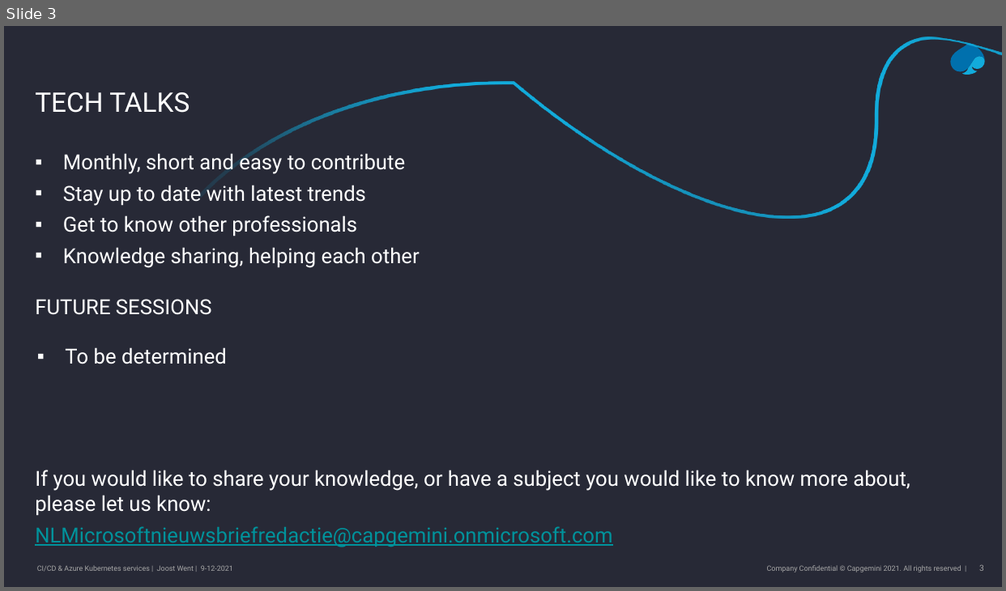
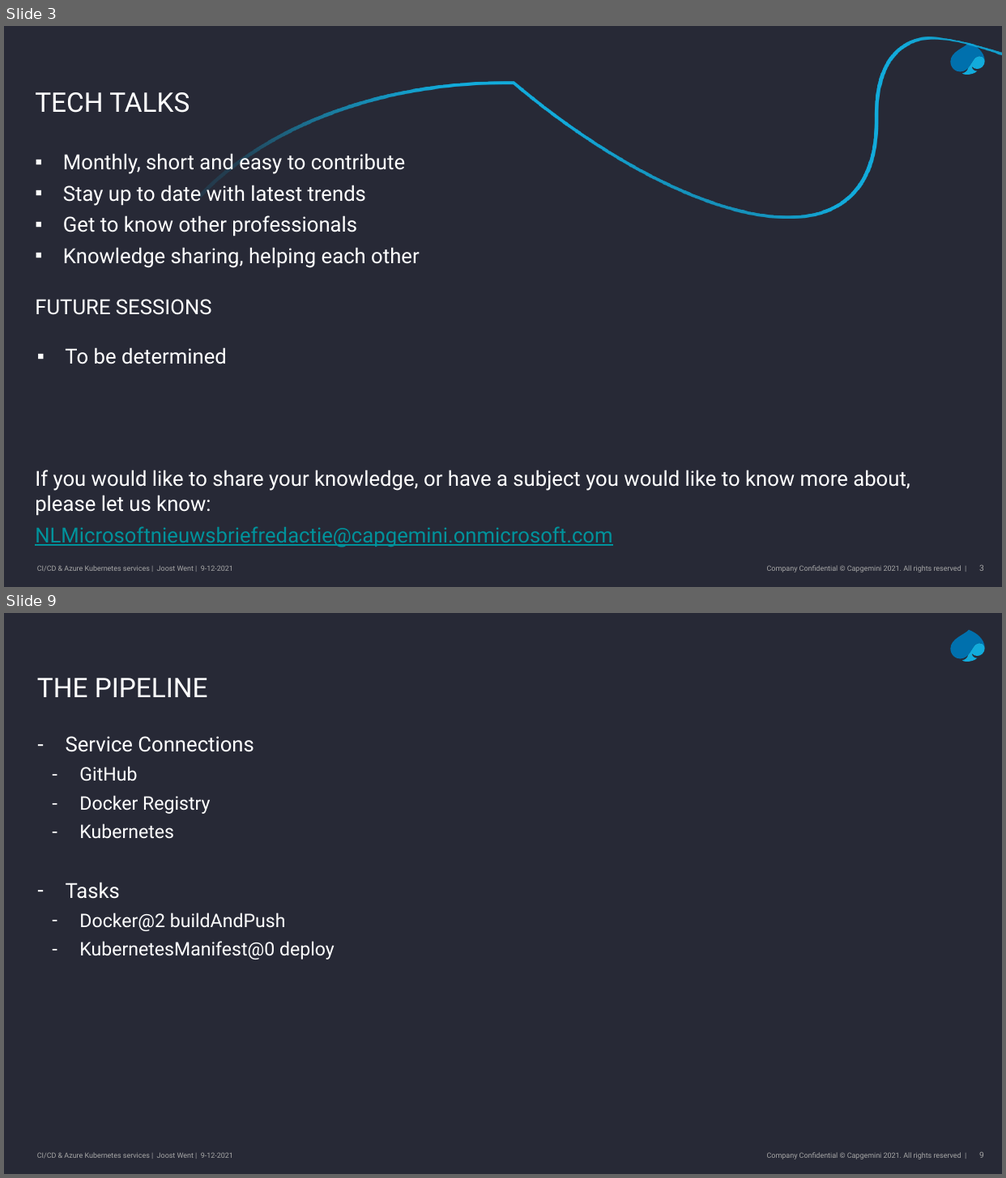
Before and after one commit to joostwent/techtalk-lunch, a slide deck: slides.pptx. Shown one above the other, each under a label of ours: slide 3 before the commit, slides 3 and 9 after it; the slides between them are not shown. The pictures are 1006x591 and 1006x1178 pixels, drawn with LibreOffice and Linux fonts; fonts in the diff are those of the drawing; background and template pictures are left out. Boxes give left, top, right and bottom in pixels: in the first picture for what was removed or moved away, otherwise in the second. Text is boxed around its words. In the diff, an @@ line names an element or a change of style, - is before the commit and + after.

Commit message:
Updated K8s deployment and slides

```diff
--- a/slides.pptx
+++ b/slides.pptx
@@ slide 9 added at box(4, 613, 1002, 1174), background #272936; not listed: 5 template elements that a slide beside it also shows @@
@@ title added at box(37, 678, 208, 697), 26 pt, text #FFFFFF @@
+THE PIPELINE
@@ text added at box(66, 736, 334, 960), 18 pt, text #FFFFFF @@
+– Service Connections
+  – GitHub
+  – Docker Registry
+  – Kubernetes
+– Tasks
+  – Docker@2 buildAndPush
+  – KubernetesManifest@0 deploy
```
Also in this commit, not shown: 1 slide changed, 6 other slides added, 1 slide removed, 1 other file.
